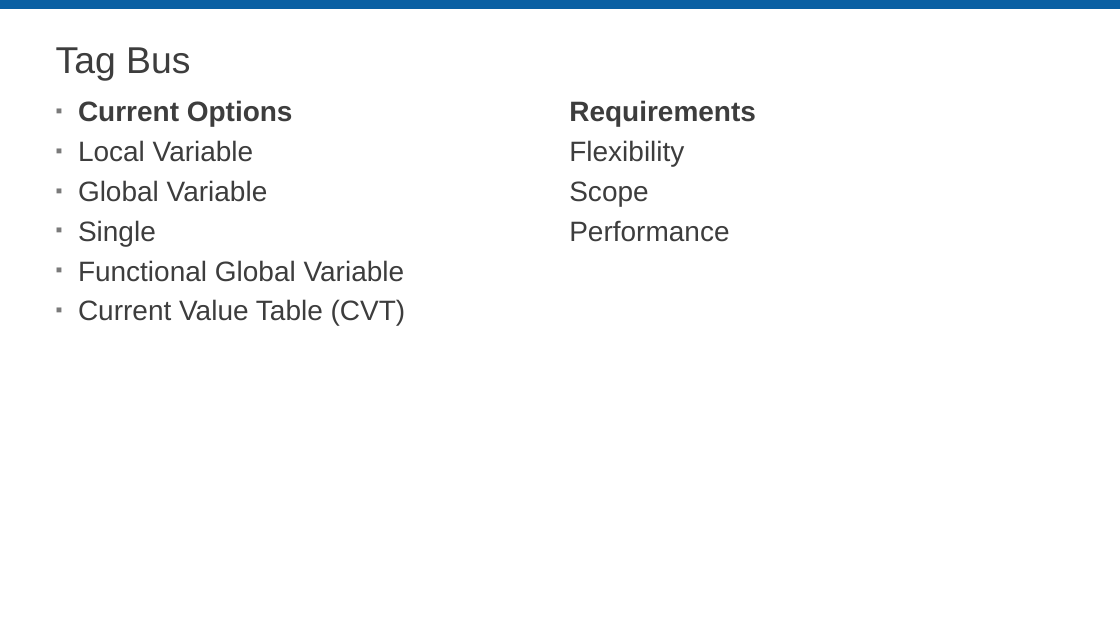
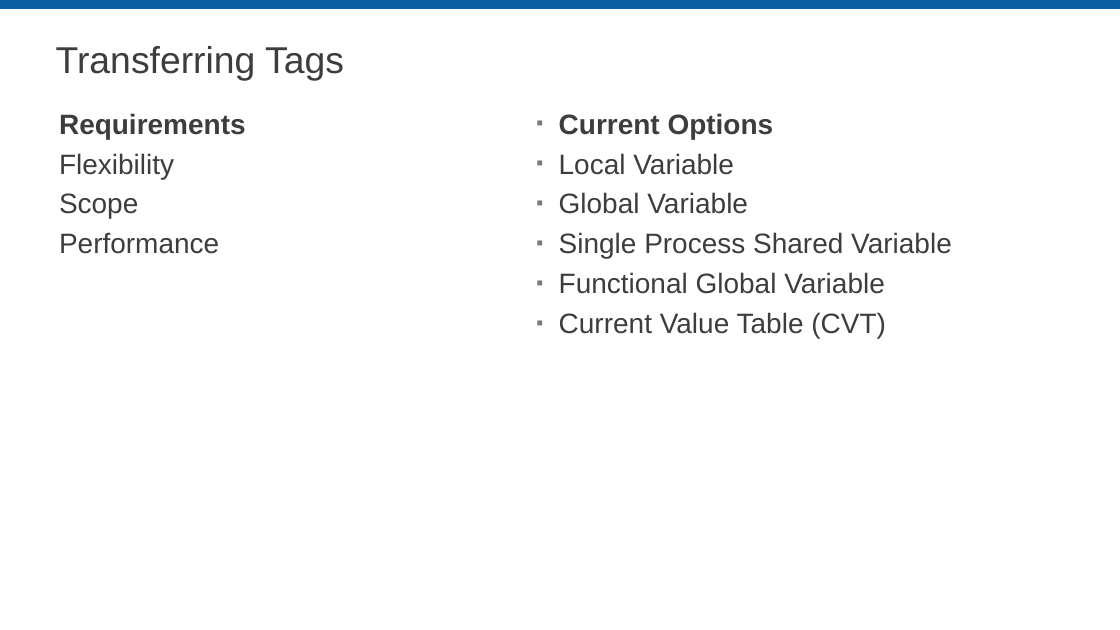
Before and after one commit to LabVIEW-DCAF/Documentation, a slide deck: slide 12 of Trunk/Getting Started Material/DCAF Training/3 DCAF Components.pptx (slide 6 before the commit). Drawn at 1120x630 pixels with LibreOffice and Linux fonts; fonts in the diff are those of the drawing; background and template pictures are left out. Boxes give left, top, right and bottom in pixels: in the first picture for what was removed or moved away, otherwise in the second. Text is boxed around its words. In the diff, an @@ line names an element or a change of style, - is before the commit and + after.

```diff
--- a/Trunk/Getting Started Material/DCAF Training/3 DCAF Components.pptx
+++ b/Trunk/Getting Started Material/DCAF Training/3 DCAF Components.pptx
@@ title at (56,46,344,81): text changed @@
-Tag Bus
+Transferring Tags
@@ text "Requirements": place and size @@
-text "Requirements" at (569,100,756,242)
+text "Requirements" at (59,113,246,254)
@@ text "Current Options": place and size @@
-text "Current Options" at (78,100,406,326)
+text "Current Options" at (559,113,952,338)
@@ text at (559,232,952,258): text changed @@
-▪ Single
+▪ Single Process Shared Variable
```
Also in this commit, not shown: 7 other slides changed, 21 slides added, 1 slide removed.
